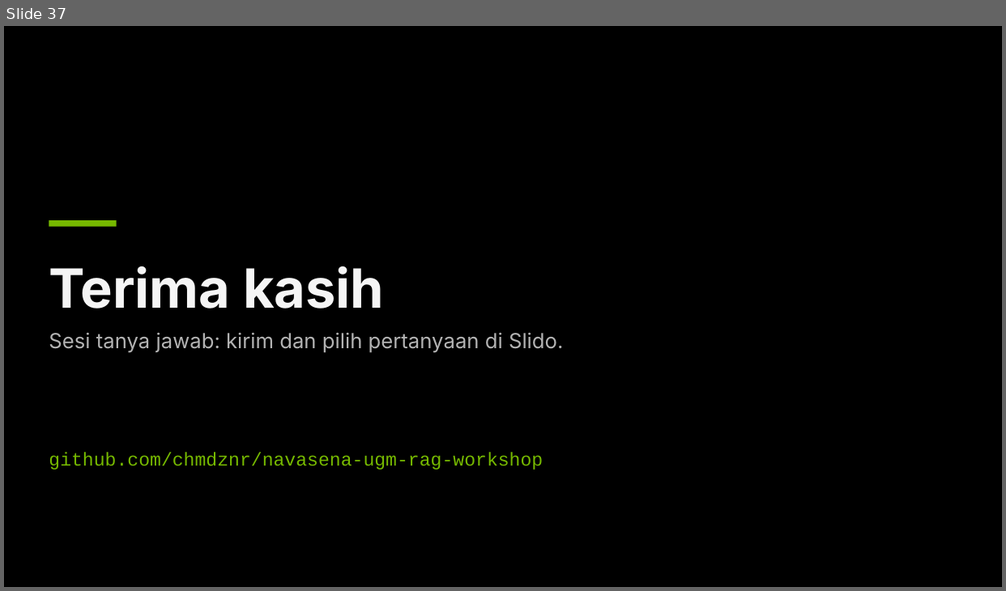
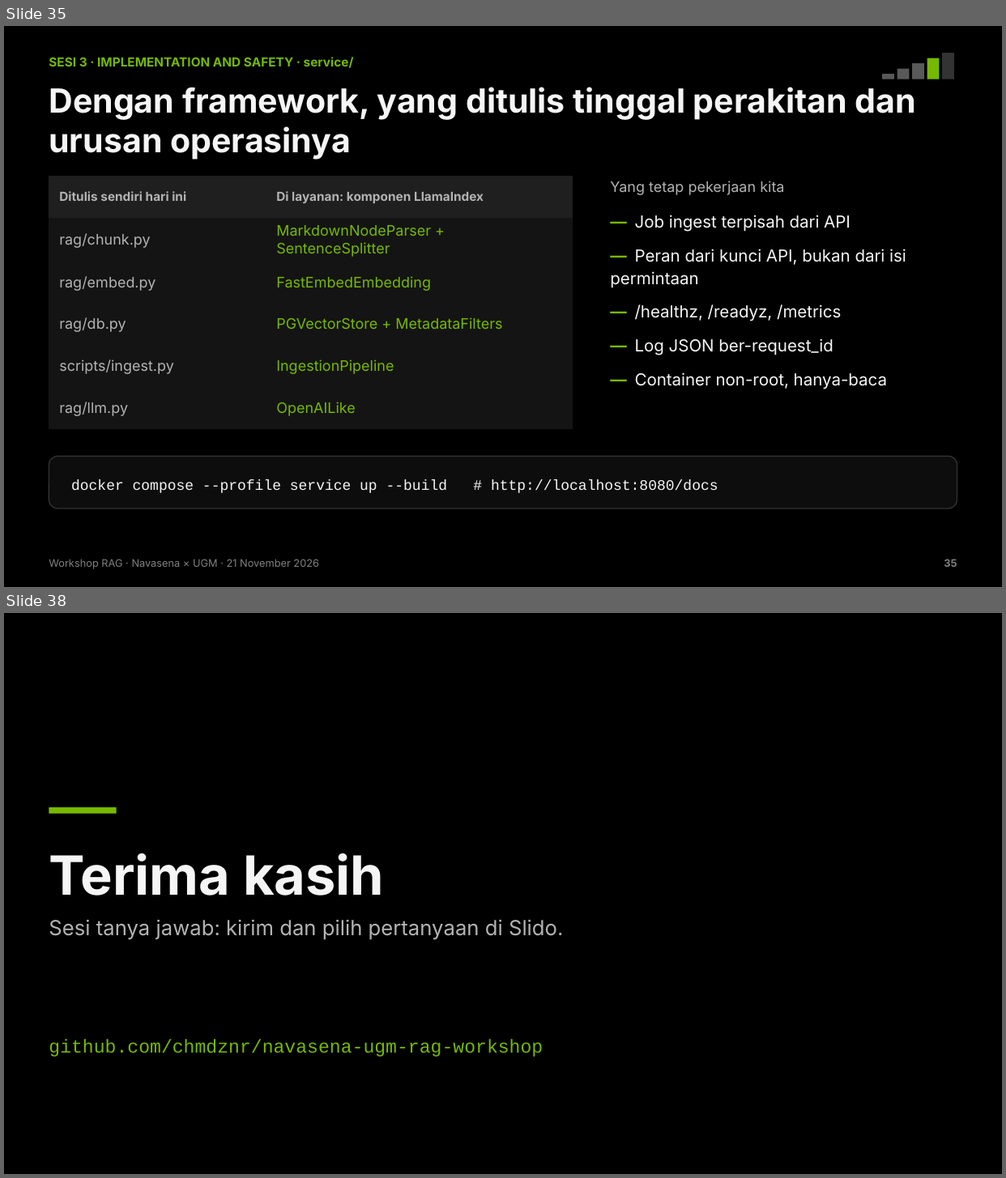
Before and after one commit to chmdznr/navasena-ugm-rag-workshop, a slide deck: slides/dist/Navasena_UGM_Workshop_RAG.pptx. Shown one above the other, each under a label of ours: slide 37 before the commit, slides 35 and 38 after it; the slides between them are not shown. The pictures are 1006x591 and 1006x1178 pixels, drawn with LibreOffice and Linux fonts; fonts in the diff are those of the drawing. Boxes give left, top, right and bottom in pixels: in the first picture for what was removed or moved away, otherwise in the second. Text is boxed around its words. In the diff, an @@ line names an element or a change of style, - is before the commit and + after.

Commit message:
Guardrails AI, perlindungan PII, dan layanan versi framework
- Pengaman memakai Guardrails AI: validator Hub (ValidLength, SecretsPresent)
  dan validator buatan sendiri; menggantikan NeMo Guardrails
- Penyamaran PII pada pertanyaan, jawaban, dan log (surel, nomor HP, NIK,
  NPWP, kartu), dengan DetectPII dari Hub sebagai opsi
- service/: pipeline yang sama disusun dengan LlamaIndex sebagai layanan
  (job ingest terpisah, kunci API, health check, metrik, log JSON,
  container non-root)
- Deck 38 slide dengan rekaman gladi model sungguhan dan hasil promptfoo
- Pertanyaan andalan demo diganti ke RAPTOR; kasus tujuh titik kegagalan
  dipakai sebagai contoh retrieval yang meleset
- CI menjalankan uji unit

```diff
--- a/slides/dist/Navasena_UGM_Workshop_RAG.pptx
+++ b/slides/dist/Navasena_UGM_Workshop_RAG.pptx
@@ slide 35 added at [4, 26, 1002, 587], background #000000 @@
@@ text added at [49, 57, 354, 68], 12 pt, text #76B900, bold @@
+SESI 3 · IMPLEMENTATION AND SAFETY · service/
@@ rectangle added at [882, 74, 894, 79], fill #595959 @@
@@ rectangle added at [897, 69, 909, 79], fill #595959 @@
@@ rectangle added at [912, 63, 924, 79], fill #595959 @@
@@ rectangle added at [927, 58, 939, 79], fill #76B900 @@
@@ rectangle added at [942, 53, 954, 79], fill #333333 @@
@@ text added at [49, 87, 915, 160], 32 pt, text #F5F5F5, bold @@
+Dengan framework, yang ditulis tinggal perakitan dan urusan operasinya
@@ table added at [49, 176, 573, 427], 6 rows, 2 columns @@
+Ditulis sendiri hari ini | Di layanan: komponen LlamaIndex
+rag/chunk.py | MarkdownNodeParser + SentenceSplitter
+rag/embed.py | FastEmbedEmbedding
+rag/db.py | PGVectorStore + MetadataFilters
+scripts/ingest.py | IngestionPipeline
+rag/llm.py | OpenAILike
@@ text added at [610, 181, 784, 195], 14 pt, text #B3B3B3 @@
+Yang tetap pekerjaan kita
@@ text added at [610, 215, 906, 390], 16 pt, text #F5F5F5 @@
+— Job ingest terpisah dari API
+— Peran dari kunci API, bukan dari isi permintaan
+— /healthz, /readyz, /metrics
+— Log JSON ber-request_id
+— Container non-root, hanya-baca
@@ rounded rectangle added at [49, 456, 957, 509], fill #0D0D0D, outline #333333 1 pt @@
@@ text added at [71, 480, 718, 493], 14 pt, text #F5F5F5 @@
+docker compose --profile service up --build # http://localhost:8080/docs
@@ text added at [49, 559, 319, 570], 10 pt, text #808080 @@
+Workshop RAG · Navasena × UGM · 21 November 2026
@@ text added at [944, 559, 957, 567], 10 pt, text #808080, bold @@
+35
@@ what was slide 37 is now slide 38 @@
```
Also in this commit, not shown: 34 slides changed, 2 other slides added, 2 slides removed, 33 other files.
